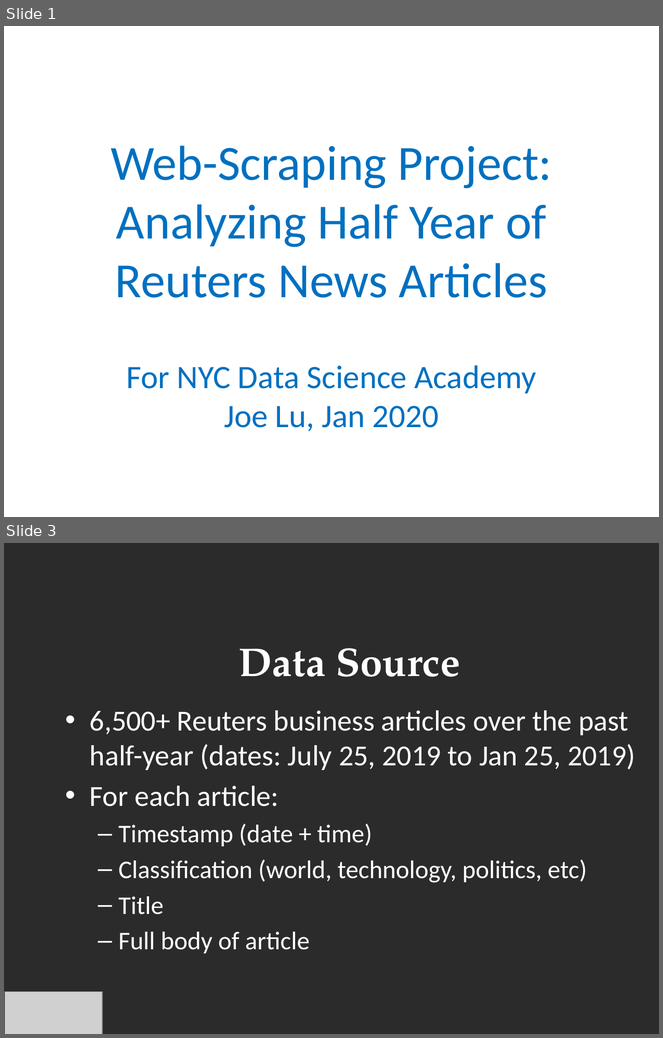
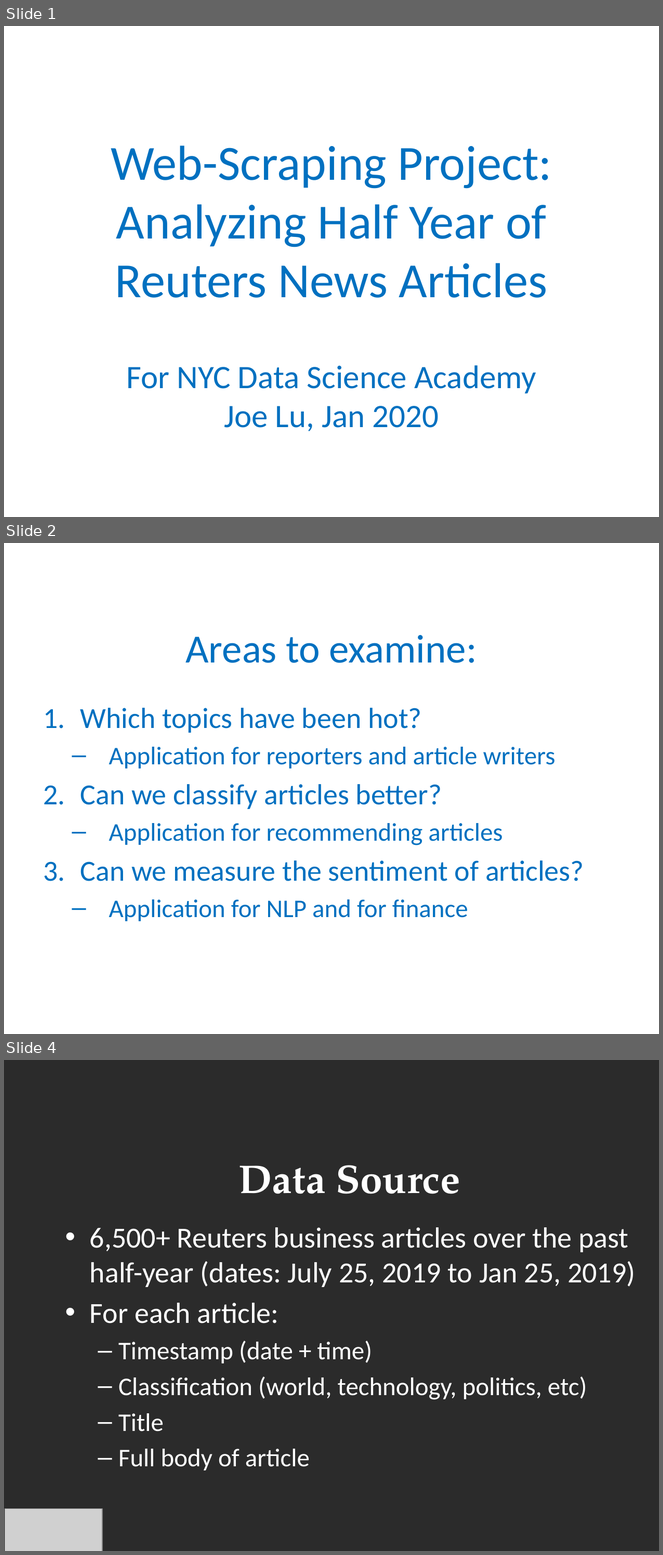
Before and after one commit to jzl4/Web_Scraping_Project, a slide deck: WebScraping_Presentation_Joe_Lu.pptx. Shown one above the other, each under a label of ours: slides 1 and 3 before the commit, slides 1, 2 and 4 after it; the slides between them are not shown. The pictures are 663x1038 and 663x1555 pixels, drawn with LibreOffice and Linux fonts; fonts in the diff are those of the drawing; grey boxes stand for pictures; background and template pictures are left out; a plain dark background stands for a picture behind light text. Boxes give left, top, right and bottom in pixels: in the first picture for what was removed or moved away, otherwise in the second. Text is boxed around its words. In the diff, an @@ line names an element or a change of style, - is before the commit and + after.

Commit message:
Added 1 slide to PPT on questions to explore

```diff
--- a/WebScraping_Presentation_Joe_Lu.pptx
+++ b/WebScraping_Presentation_Joe_Lu.pptx
@@ slide 2 added at (4,543,659,1034), background picture (left out) @@
@@ title added at (185,635,477,663), 44 pt, text #0070C0 @@
+Areas to examine:
@@ text added at (80,708,584,922), 28 pt, text #0070C0 @@
+1. Which topics have been hot?
+  – Application for reporters and article writers
+2. Can we classify articles better?
+  – Application for recommending articles
+3. Can we measure the sentiment of articles?
+  – Application for NLP and for finance
@@ what was slide 3 is now slide 4 @@
```
Also in this commit, not shown: 1 other file.
